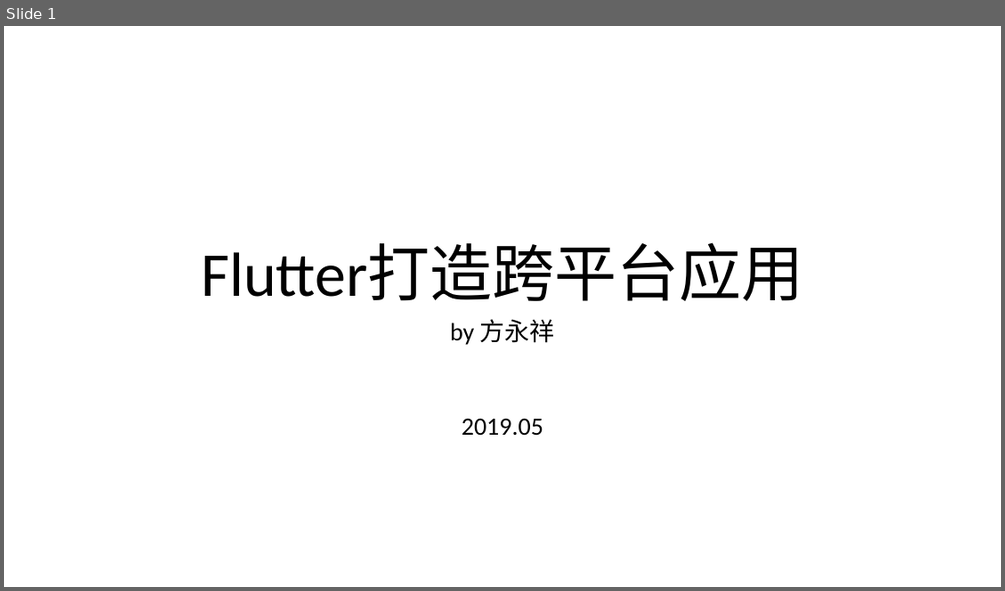
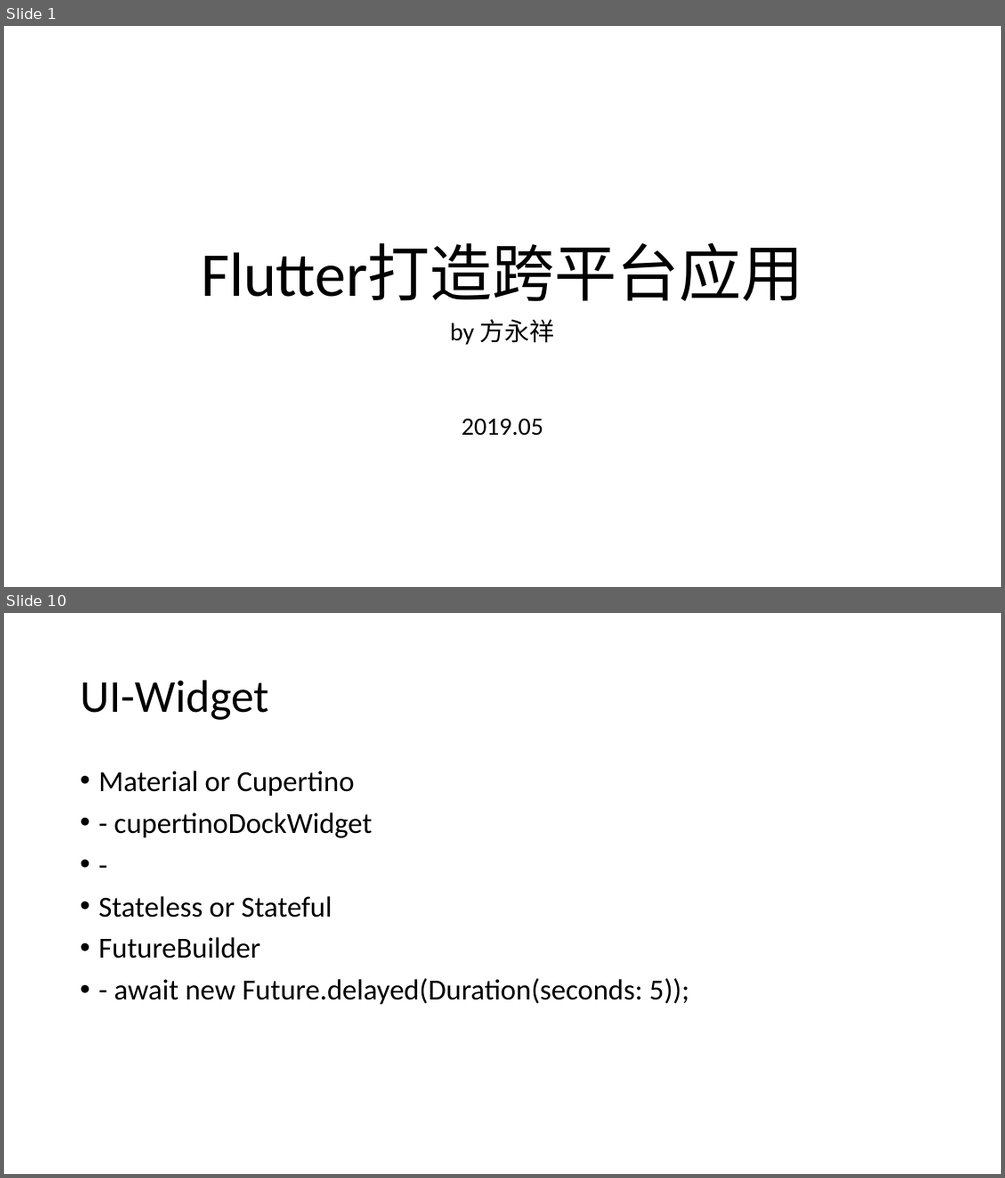
Before and after one commit to strever/realme, a slide deck: assets/misc/flutter.pptx. Shown one above the other, each under a label of ours: slide 1 before the commit, slides 1 and 10 after it; the slides between them are not shown. The pictures are 1005x591 and 1005x1178 pixels, drawn with LibreOffice and Linux fonts; fonts in the diff are those of the drawing. Boxes give left, top, right and bottom in pixels: in the first picture for what was removed or moved away, otherwise in the second. Text is boxed around its words. In the diff, an @@ line names an element or a change of style, - is before the commit and + after.

```diff
--- a/assets/misc/flutter.pptx
+++ b/assets/misc/flutter.pptx
@@ slide 10 added at <box>4,613,1001,1174</box>, background #FFFFFF @@
@@ title added at <box>80,680,268,720</box>, 44 pt, text #000000 @@
+UI-Widget
@@ text added at <box>98,771,689,1005</box>, 28 pt, text #000000 @@
+• Material or Cupertino
+• - cupertinoDockWidget
+• -
+• Stateless or Stateful
+• FutureBuilder
+• - await new Future.delayed(Duration(seconds: 5));
```
Also in this commit, not shown: 3 slides changed, 8 other slides added, 1 slide removed, 22 other files.
